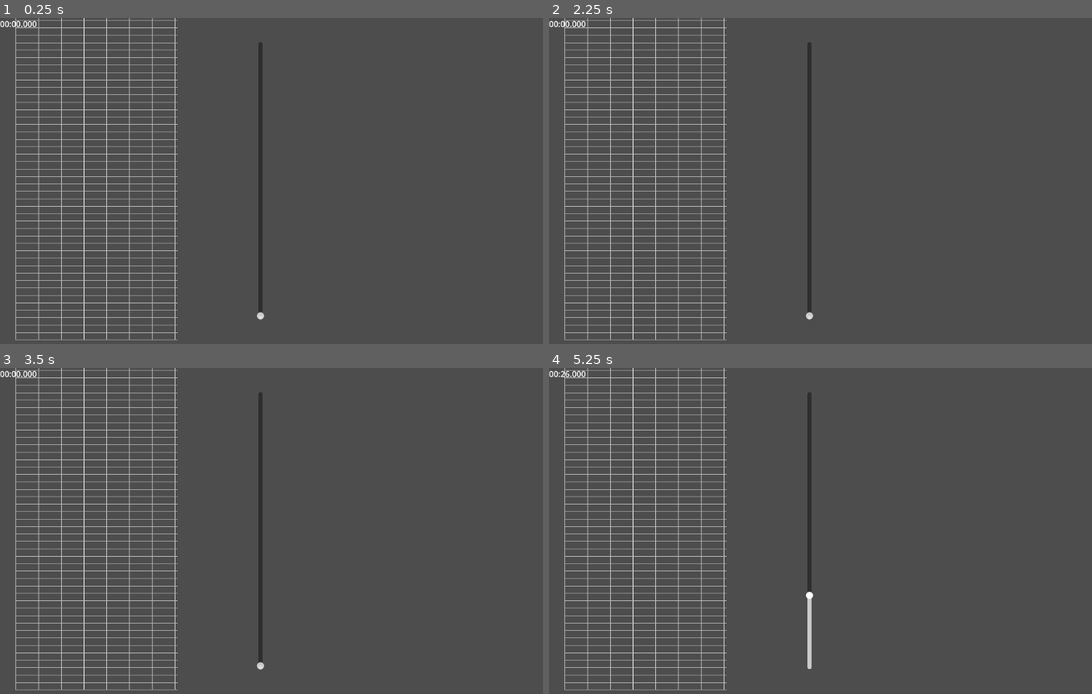
Above: before the commit, frames 1-4 (two rows, left to right).
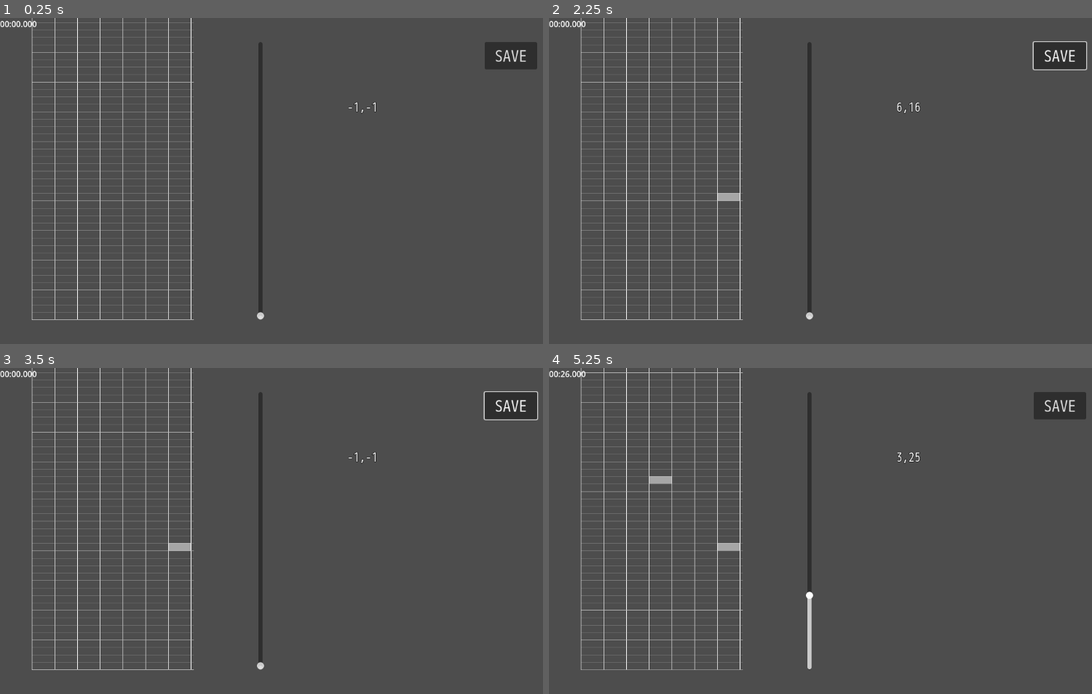
Above: after the commit, the same moments.

Repository: syun77/gd_rhythm_game
Game: Godot game, scene res://src/editor/ScoreEditor.tscn
Two runs of this game, one before a commit and one after it. Both use one fixed random seed, a clock stepped at 60 frames per second and the inputs below.
Inputs (mouse positions are in pixels of both pictures, inside the frame that each line leads up to):
- Up to frame 1 (0.25 s): no input
- Up to frame 2 (2.25 s): click (1059, 57) at 0.5 s, where only the run after the commit has a clickable "SAVE"; move the mouse to (967, 164) at 1.27 s; click (967, 164) at 1.35 s; move the mouse to (722, 197) at 2.02 s; click (722, 197) at 2.1 s
- Up to frame 3 (3.5 s): move the mouse to (347, 459) at 2.77 s; click (347, 459) at 2.85 s
- Up to frame 4 (5.25 s): move the mouse to (809, 596) at 3.52 s; click (809, 596) at 3.6 s; tap Enter at 4.25 s; move the mouse to (1015, 579) at 4.27 s; click (1015, 579) at 4.35 s; tap R (reset) at 5 s; move the mouse to (663, 482) at 5.02 s; click (663, 482) at 5.1 s

The runs differ from the first frame. In frame 1, 7.4% of the frame differs, in the area x 2-99%, y 0-99%; in frame 2, 7.6%; in frame 3, 7.6%; in frame 4, 7.6%.

Commit message:
ノートの配置を実装

Diff:
--- a/gd_rhythm_game/project.godot
+++ b/gd_rhythm_game/project.godot
@@ -70,6 +70,11 @@
 "events": [Object(InputEventKey,"resource_local_to_scene":false,"resource_name":"","device":-1,"window_id":0,"alt_pressed":false,"shift_pressed":false,"ctrl_pressed":false,"meta_pressed":false,"pressed":false,"keycode":0,"physical_keycode":86,"key_label":0,"unicode":118,"echo":false,"script":null)
 ]
 }
+click={
+"deadzone": 0.5,
+"events": [null, Object(InputEventMouseButton,"resource_local_to_scene":false,"resource_name":"","device":-1,"window_id":0,"alt_pressed":false,"shift_pressed":false,"ctrl_pressed":false,"meta_pressed":false,"button_mask":1,"position":Vector2(127, 31),"global_position":Vector2(135, 113),"factor":1.0,"button_index":1,"canceled":false,"pressed":true,"double_click":false,"script":null)
+]
+}
 
 [rendering]
 
--- a/gd_rhythm_game/src/editor/ScoreEditor.gd
+++ b/gd_rhythm_game/src/editor/ScoreEditor.gd
@@ -5,15 +5,18 @@
 # ---------------------------------------------
 # const.
 # ---------------------------------------------
-const OFS_X = 32
+const PATH_SCORE = "res://assets/scores/1.txt"
+const OFS_X = 64
 const OFS_Y = 0
 const SCORE_WIDTH = 320
-const SCORE_HEIGHT = 640
+const SCORE_HEIGHT = 600
+const SCORE_UNIT = 32 # 32分音符を最小単位とする.
 
 # ---------------------------------------------
 # onready.
 # ---------------------------------------------
 @onready var _label_base_time = $UILayer/BaseTime
+@onready var _label_debug = $UILayer/LabelDebug
 
 # ---------------------------------------------
 # var.
@@ -23,6 +26,8 @@
 var _bpm = 130.0
 var _total_time = 60 * 3
 var _bps = 1.0
+var _bar_beats = 4 # 4/4拍子.
+var _score_data = {}
 
 # ---------------------------------------------
 # private function.
@@ -32,16 +37,69 @@
 	# bpsを計算.
 	_bps = 60.0 / _bpm
 
+	for i in range(TimeMgr.MAX_NOTES):
+		# ノート番号ごとに管理する.
+		var notes = {}
+		_score_data[i] = notes
+
 ## 更新.
 func _process(delta: float) -> void:
+	_update_click()
+
 	# UIの更新.
 	_update_ui()
 
+	# _draw()を呼び出す.
 	queue_redraw()
+
+## クリック処理.
+func _update_click() -> void:
+	if Input.is_action_just_pressed("click") == false:
+		return
+
+	# クリックしたのでノート配置 or 削除.
+	var mouse = get_global_mouse_position()
+	var pos = _screen_to_score_pos(mouse)
+	if pos.x < 0:
+		return # 譜面の範囲外.
+
+	# 配置済みなら削除。そうでなければ配置.
+	var b = _get_note(pos.x, pos.y)
+	_set_note(pos.x, pos.y, !b)
+
+
+## 指定の位置にノートが配置されているかどうか.
+func _get_note(note_idx:int, pos:int) -> bool:
+	if note_idx < 0 or TimeMgr.MAX_NOTES <= note_idx:
+		return false # 領域外.
+	if pos < 0:
+		return false # 領域外.
+
+	var notes = _score_data[note_idx]
+	if pos in notes:
+		return true
+	return false
+
+func _set_note(note_idx:int, pos:int, b:bool) -> void:
+	if note_idx < 0 or TimeMgr.MAX_NOTES <= note_idx:
+		return # 領域外.
+	if pos < 0:
+		return # 領域外.
+
+	var notes = _score_data[note_idx]
+	if b:
+		# 配置
+		notes[pos] = true
+	else:
+		# 削除.
+		notes.erase(pos)
 
 ## UIの更新.
 func _update_ui() -> void:
 	_label_base_time.text = TimeMgr.time_to_str(_base_time)
+	var pos = get_global_mouse_position()
+	var p = _screen_to_score_pos(pos)
+	_label_debug.text = "%d,%d"%[p.x, p.y]
 
 ## 描画.
 func _draw() -> void:
@@ -49,16 +107,57 @@
 	_draw_grid_vertical() # 縦
 	_draw_grid_horizontal() # 横.
 
+	# ノートの描画.
+	_draw_notes()
+
 ## 時間に対応するスクリーン座標(Y).
 func _time_to_screen_y(t:float) -> float:
 	var d = t - _base_time
-	return SCORE_HEIGHT - (d * _beat_h)
+	return OFS_Y + SCORE_HEIGHT - (d * _beat_h)
+
+## 小節と小節内の位置からトータルの単位を返す.
+func _barpos_to_total_unit(bar:int, pos:int) -> int:
+	return (bar * SCORE_UNIT) + pos
+
+## スクリーン座標に対応する譜面の位置を取得する.
+func _screen_to_score_pos(pos:Vector2) -> Vector2i:
+	var dx = pos.x - OFS_X
+	var dy = pos.y - OFS_Y
+	if dx < 0 or SCORE_WIDTH < dx:
+		return Vector2i.ONE * -1
+	if dy < 0 or SCORE_HEIGHT < dy:
+		return Vector2i.ONE * -1
+
+	# 逆順になる
+	dy = SCORE_HEIGHT - dy
+
+	var ret = Vector2i()
+	ret.x = int(dx / _get_note_width())
+	ret.y = int(dy / _get_note_height())
+	return ret
+
+## 譜面の位置に対応する座標を取得する.
+func _score_pos_to_screen(note_idx:int, pos:int) -> Vector2i:
+	var ret = Vector2i()
+	ret.x = OFS_X + (note_idx * _get_note_width())
+	ret.y = OFS_Y
+	# 逆順になる.
+	ret.y += SCORE_HEIGHT - (pos * _get_note_height())
+	return ret
+
+## ノート1つあたりの幅.
+func _get_note_width() -> float:
+	return SCORE_WIDTH / TimeMgr.MAX_NOTES
+## ノート1つあたりの高さ.
+func _get_note_height() -> float:
+	return _bps * _beat_h
+
 
 ## 譜面グリッドの描画(縦線).
 func _draw_grid_vertical() -> void:
 	var p1 = Vector2(0, OFS_Y)
 	var p2 = Vector2(0, OFS_Y + SCORE_HEIGHT)
-	var dx = SCORE_WIDTH / TimeMgr.MAX_NOTES
+	var dx = _get_note_width()
 	for i in range(TimeMgr.MAX_NOTES + 1):
 		var px = OFS_X + (dx * i)
 		p1.x = px
@@ -74,8 +173,37 @@
 		var py = _time_to_screen_y(t)
 		p1.y = py
 		p2.y = py
-		draw_line(p1, p2, Color.GRAY)
+		var color = Color.GRAY
+		var beats = int(t / _bps)
+		if beats%(_bar_beats*4) == 0:
+			# 1小節.
+			color.a = 1.0
+		elif beats%_bar_beats == 0:
+			# 1拍目.
+			color.a = 0.6
+		else:
+			# それ以外.
+			color.a = 0.3
+
+		draw_line(p1, p2, color)
 		t += _bps
+
+## ノートの描画.
+func _draw_notes() -> void:
+	var rect = Rect2(0, 0, _get_note_width(), _get_note_height())
+	for note_idx in _score_data.keys():
+		var notes = _score_data[note_idx]
+		for pos in notes.keys():
+			var p = _score_pos_to_screen(note_idx, pos)
+			# 下から描画しているので1つずれる.
+			p.y -= _get_note_height()
+			rect.position.x = p.x
+			rect.position.y = p.y
+			var color = Color.WHITE
+			color.a = 0.5
+			draw_rect(rect, color)
+
+
 
 # ---------------------------------------------
 # signal.
@@ -84,3 +212,14 @@
 ## 時間スライダーの値が変化した.
 func _on_time_slider_value_changed(value: float) -> void:
 	_base_time = value
+
+## SAVEボタンを押した.
+func _on_button_save_pressed() -> void:
+	var file = FileAccess.open(PATH_SCORE, FileAccess.WRITE)
+	var data = {}
+	data["bpm"] = _bpm
+	data["score"] = _score_data
+	var s = var_to_str(data)
+	print(s)
+	file.store_string(s)
+	file.close()
--- a/gd_rhythm_game/src/editor/ScoreEditor.tscn
+++ b/gd_rhythm_game/src/editor/ScoreEditor.tscn
@@ -1,6 +1,12 @@
-[gd_scene load_steps=2 format=3 uid="uid://bo32q687iblww"]
+[gd_scene load_steps=5 format=3 uid="uid://bo32q687iblww"]
 
 [ext_resource type="Script" path="res://src/editor/ScoreEditor.gd" id="1_aurr8"]
+[ext_resource type="FontFile" uid="uid://e10mbggdnrmf" path="res://assets/fonts/mplus-1m-regular.otf" id="2_n8see"]
+[ext_resource type="LabelSettings" uid="uid://co4m7ctxgm13u" path="res://assets/fonts/font_m.tres" id="3_uy1hj"]
+
+[sub_resource type="Theme" id="Theme_nj2ls"]
+default_font = ExtResource("2_n8see")
+default_font_size = 32
 
 [node name="ScoreEditor" type="Node2D"]
 script = ExtResource("1_aurr8")
@@ -17,4 +23,21 @@
 offset_right = 552.0
 offset_bottom = 600.0
 
+[node name="ButtonSave" type="Button" parent="UILayer"]
+offset_left = 960.0
+offset_top = 48.0
+offset_right = 1064.0
+offset_bottom = 80.0
+theme = SubResource("Theme_nj2ls")
+text = "SAVE"
+
+[node name="LabelDebug" type="Label" parent="UILayer"]
+offset_left = 688.0
+offset_top = 160.0
+offset_right = 728.0
+offset_bottom = 183.0
+text = "デバッグ情報"
+label_settings = ExtResource("3_uy1hj")
+
 [connection signal="value_changed" from="UILayer/TimeSlider" to="." method="_on_time_slider_value_changed"]
+[connection signal="pressed" from="UILayer/ButtonSave" to="." method="_on_button_save_pressed"]
Not shown, added: gd_rhythm_game/assets/scores/1.txt
